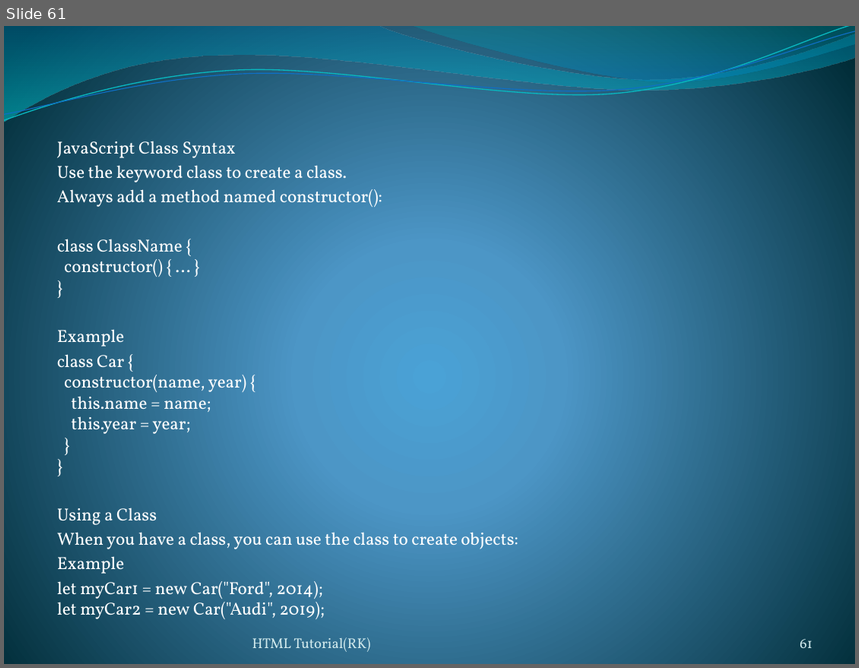
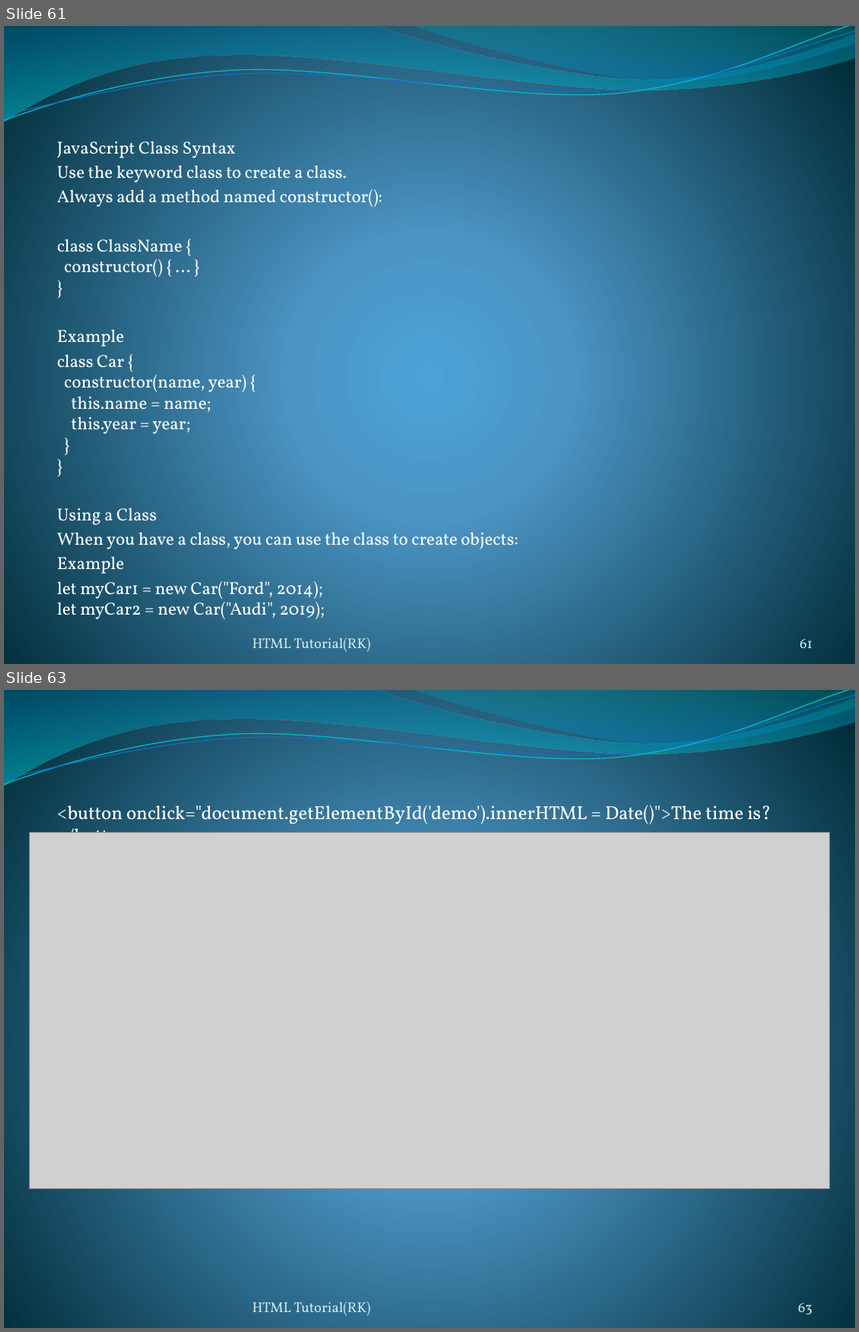
Before and after one commit to rakeshpriyad/tutorial-react-html-css-js-java, a slide deck: JavaScript.pptx. Shown one above the other, each under a label of ours: slide 61 before the commit, slides 61 and 63 after it; the slides between them are not shown. The pictures are 859x668 and 859x1332 pixels, drawn with LibreOffice and Linux fonts; fonts in the diff are those of the drawing; grey boxes stand for pictures. Boxes give left, top, right and bottom in pixels: in the first picture for what was removed or moved away, otherwise in the second. Text is boxed around its words. In the diff, an @@ line names an element or a change of style, - is before the commit and + after.

```diff
--- a/JavaScript.pptx
+++ b/JavaScript.pptx
@@ slide 63 added at box(4, 690, 855, 1328), background gradient #4AA0D6 to #4C98C7 to #002C38; not listed: 4 template elements that a slide beside it also shows @@
@@ subtitle added at box(57, 802, 771, 833), 16 pt, text #FFFFFF @@
+<button onclick="document.getElementById('demo').innerHTML = Date()">The time is?</button>
@@ picture added at box(30, 832, 829, 1189) @@
@@ text added at box(253, 1302, 370, 1316), 12 pt, text #D1EAEE @@
+HTML Tutorial(RK)
@@ page number added at box(798, 1303, 813, 1315), 12 pt, text #D1EAEE @@
+63
```
Also in this commit, not shown: 32 other slides added, 11 other files.
